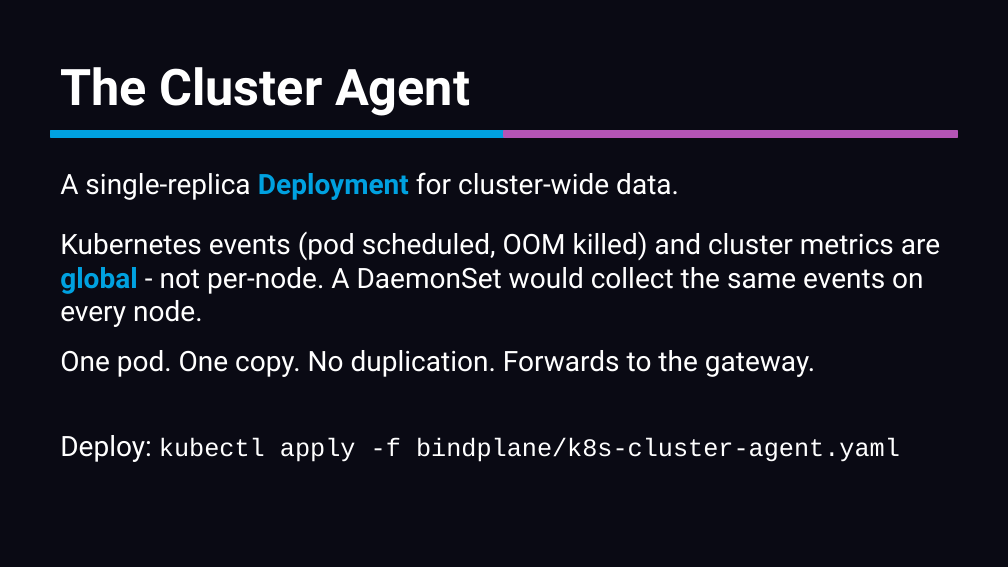
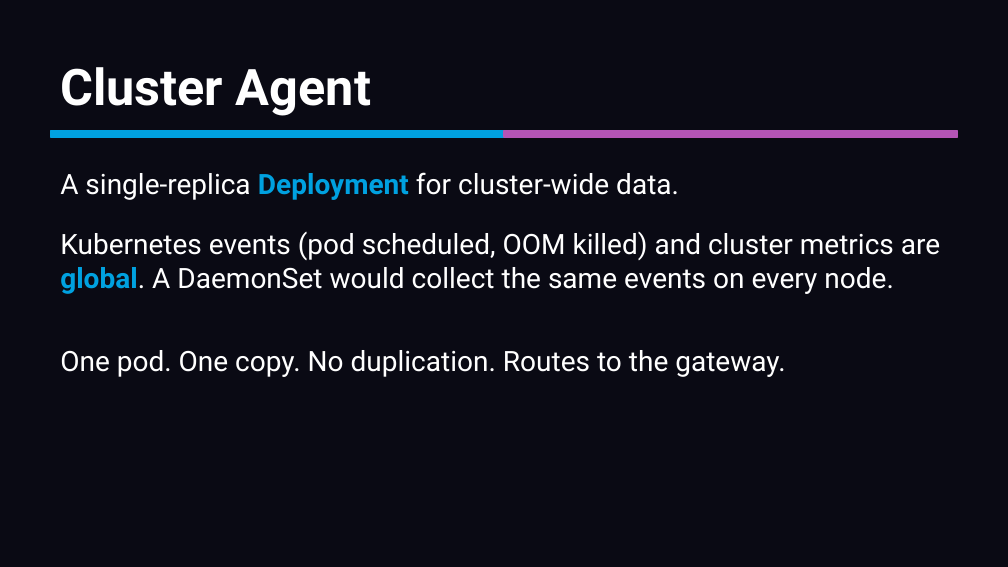
Before and after one commit to mreider/astroshop-bindplane-labs, a slide deck: slide 31 of docs/bindplane-primer/bindplane-primer.pptx (slide 24 before the commit). Drawn at 1008x567 pixels with LibreOffice and Linux fonts; fonts in the diff are those of the drawing. Boxes give left, top, right and bottom in pixels: in the first picture for what was removed or moved away, otherwise in the second. Text is boxed around its words. In the diff, an @@ line names an element or a change of style, - is before the commit and + after.

```diff
--- a/docs/bindplane-primer/bindplane-primer.pptx
+++ b/docs/bindplane-primer/bindplane-primer.pptx
@@ text at box(60, 67, 371, 116): text changed @@
-The Cluster Agent
+Cluster Agent
@@ text at box(60, 232, 940, 294): text changed @@
-Kubernetes events (pod scheduled, OOM killed) and cluster metrics are global - not per-node. A DaemonSet would collect the same events on every node.
+Kubernetes events (pod scheduled, OOM killed) and cluster metrics are global. A DaemonSet would collect the same events on every node.
@@ text at box(60, 350, 785, 377): text changed @@
-One pod. One copy. No duplication. Forwards to the gateway.
+One pod. One copy. No duplication. Routes to the gateway.
@@ text removed at box(60, 435, 900, 462) @@
-Deploy: kubectl apply -f bindplane/k8s-cluster-agent.yaml
```
Also in this commit, not shown: 27 other slides changed, 27 slides added, 13 slides removed, 1 other file.
